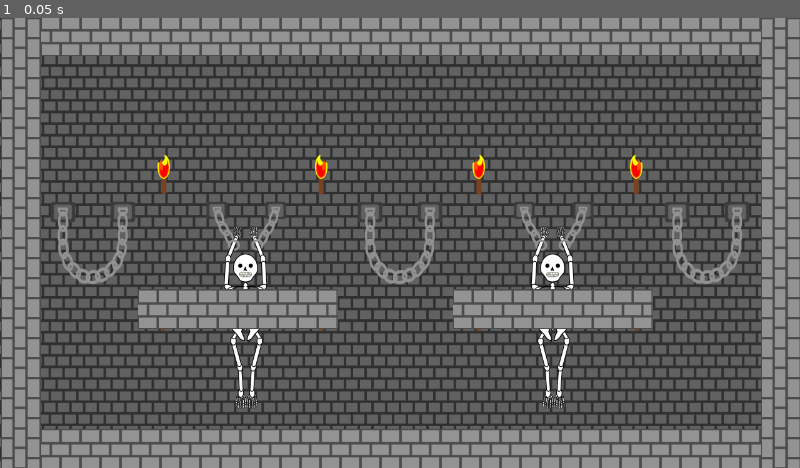
Above: before the commit, frame 1.
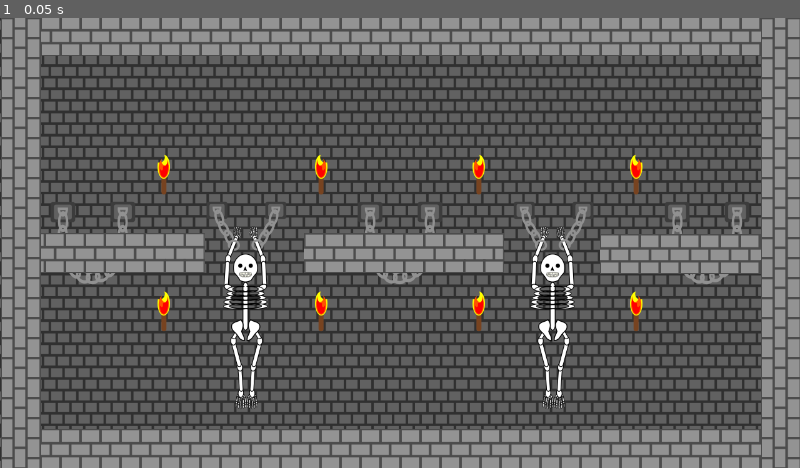
Above: after the commit, the same moment.

Repository: LeonMatthes/SkeleTurn
Game: Godot game, scene res://scenes/Levels/Level2.tscn
Same seed, same stepped clock (60 frames per second), same inputs: the game is played once before the commit and once after it. The project has no main scene, so this scene is started directly.
Inputs:
- Up to frame 1 (0.05 s): no input

The runs differ from the first frame. In frame 1, 7.6% of the frame differs, in the area x 5-96%, y 47-70%.

Commit message:
Fixed merging problems (pls)

Diff:
--- a/scenes/Levels/Level2.tscn
+++ b/scenes/Levels/Level2.tscn
@@ -30,27 +30,38 @@
 [node name="Top" parent="Physical" index="0" instance=ExtResource( 2 )]
 
 position = Vector2( -0.21228, -2.95059 )
+z_index = 1
+_sections_unfolded = [ "Collision", "Pickable", "Z Index" ]
 
 [node name="Bot" parent="Physical" index="1" instance=ExtResource( 2 )]
 
 position = Vector2( -0.361694, 657.828 )
+z_index = 1
+_sections_unfolded = [ "Collision", "Pickable", "Z Index" ]
 
 [node name="ITSAHUGEWALL" parent="Physical" index="2" instance=ExtResource( 3 )]
 
-position = Vector2( 219.198, 434.167 )
+position = Vector2( 6.5675, 344.193 )
+_sections_unfolded = [ "Pickable", "Z Index" ]
 
 [node name="ITSAHUGEWALL3" parent="Physical" index="3" instance=ExtResource( 2 )]
 
 position = Vector2( 65.002, -0.999329 )
 rotation = 1.5708
-_sections_unfolded = [ "Collision", "Pickable", "Transform" ]
+z_index = 1
+_sections_unfolded = [ "Collision", "Pickable", "Transform", "Z Index" ]
 
 [node name="ITSAHUGEWALL4" parent="Physical" index="4" instance=ExtResource( 2 )]
 
 position = Vector2( 1281.18, -0.999329 )
 rotation = 1.5708
-_sections_unfolded = [ "Collision", "Pickable", "Transform" ]
+z_index = 1
+_sections_unfolded = [ "Collision", "Pickable", "Transform", "Z Index" ]
 
 [node name="ITSAHUGEWALL2" parent="Physical" index="5" instance=ExtResource( 3 )]
 
-position = Vector2( 723.198, 434.167 )
+position = Vector2( 485.692, 344.605 )
+
+[node name="ITSAHUGEWALL5" parent="Physical" index="6" instance=ExtResource( 3 )]
+
+position = Vector2( 958.359, 346.075 )
--- a/scenes/Levels/Obstacles/Platform.tscn
+++ b/scenes/Levels/Obstacles/Platform.tscn
@@ -8,7 +8,7 @@
 custom_solver_bias = 0.0
 extents = Vector2( 115.606, 24.5248 )
 
-[node name="ITSAHUGEWALL" type="StaticBody2D"]
+[node name="ITSAHUGEWALL" type="StaticBody2D" index="0"]
 
 input_pickable = false
 collision_layer = 1
@@ -47,6 +47,7 @@
 
 [node name="CollisionShape2D" type="CollisionShape2D" parent="." index="5"]
 
+visible = false
 position = Vector2( 160.904, 31.3019 )
 scale = Vector2( 1.39819, 1.26713 )
 shape = SubResource( 1 )
--- a/scenes/Levels/Obstacles/Wall.tscn
+++ b/scenes/Levels/Obstacles/Wall.tscn
@@ -121,6 +121,7 @@
 
 [node name="CollisionShape2D" type="CollisionShape2D" parent="." index="20"]
 
+visible = false
 position = Vector2( 640.748, 31.8426 )
 scale = Vector2( 5.65388, 1.26713 )
 shape = SubResource( 1 )
--- a/scenes/Score.gd
+++ b/scenes/Score.gd
@@ -1,9 +1,10 @@
 extends Node2D
 
 var scores = [0,0,0]
+onready var scoreLabels = [null, get_node("Player1Score"), get_node("Player2Score")]
 
 func setScore(playerNumber, value):
-	get_node("Player" + str(playerNumber) + "Score").text = "Player" + str(playerNumber) + ": " + str(value)
+	scoreLabels[playerNumber].text = "Player" + str(playerNumber) + ": " + str(value)
 	scores[playerNumber] = value
 
 func getScore(playerNumber):
Binary file changed: graphics/blue_head.png
Binary file changed: graphics/blue_left_arm.png
Binary file changed: graphics/blue_left_leg.png
Binary file changed: graphics/blue_main_body.png
Binary file added: graphics/blue_right_arm.png
Binary file changed: graphics/blue_right_leg.png
Binary file changed: graphics/red_head.png
Binary file changed: graphics/red_left_arm.png
Binary file changed: graphics/red_left_leg.png
Binary file changed: graphics/red_main_body.png
Binary file changed: graphics/red_right_arm.png
Binary file changed: graphics/red_right_leg.png
(and 2 more such lines)
